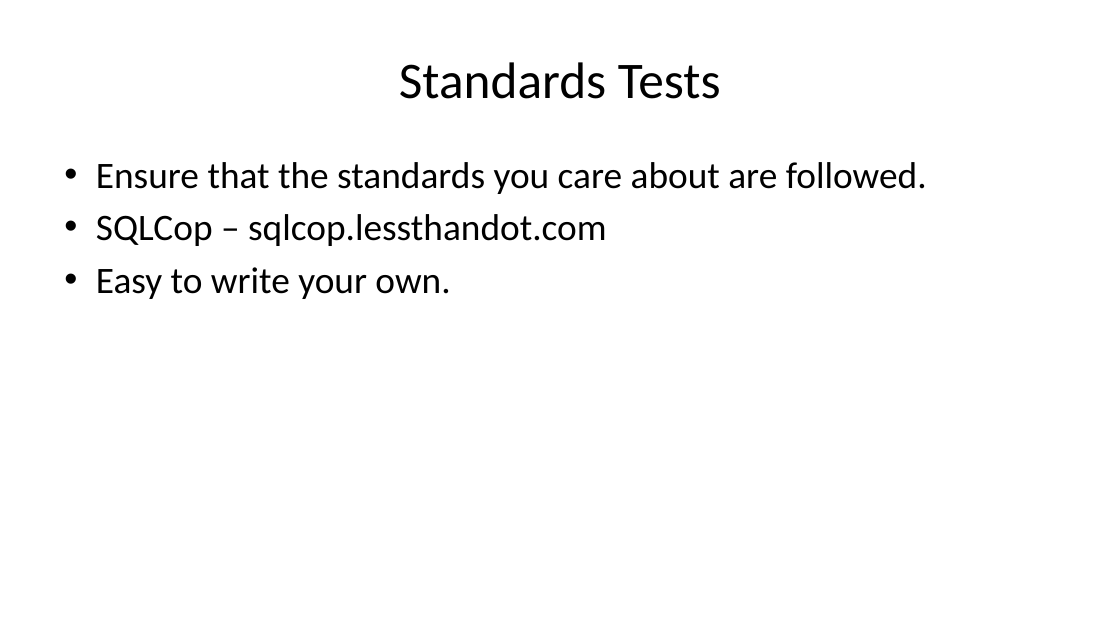
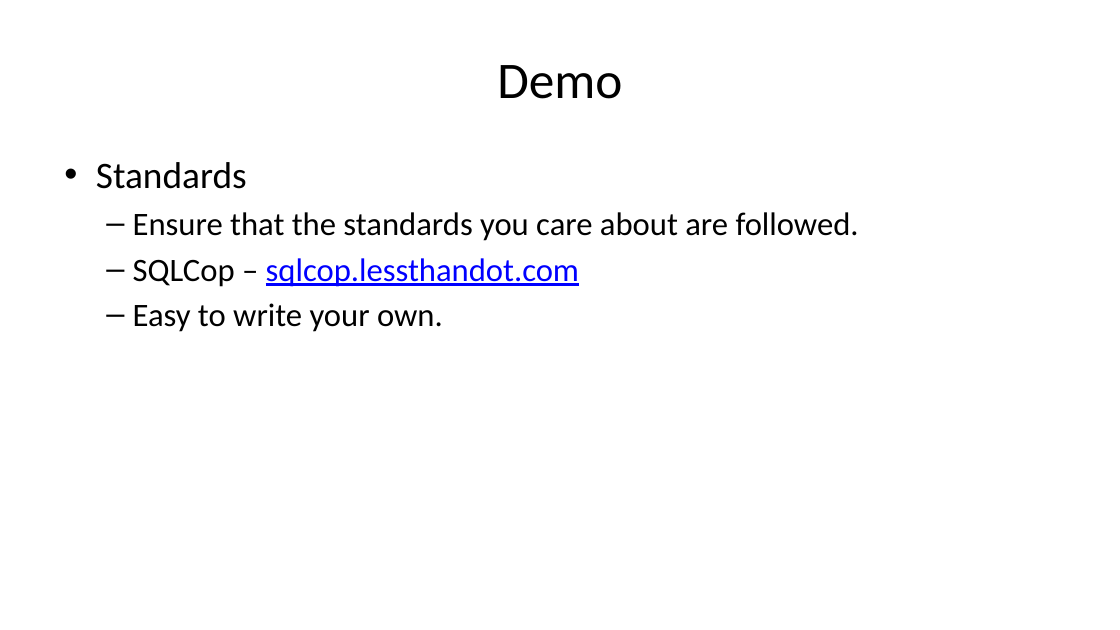
Before and after one commit to way0utwest/TestingTSQL, a slide deck: slide 15 of DB-Delivery-Get-Testing-TSQL.pptx (slide 18 before the commit). Drawn at 1120x630 pixels with LibreOffice and Linux fonts; fonts in the diff are those of the drawing. Boxes give left, top, right and bottom in pixels: in the first picture for what was removed or moved away, otherwise in the second. Text is boxed around its words. In the diff, an @@ line names an element or a change of style, - is before the commit and + after.

```diff
--- a/DB-Delivery-Get-Testing-TSQL.pptx
+++ b/DB-Delivery-Get-Testing-TSQL.pptx
@@ title at (497, 65, 622, 99): text changed @@
-Standards Tests
+Demo
@@ text at (96, 162, 247, 189): paragraph added @@
+• Standards
@@ text at (133, 212, 859, 332): size 32 to 28 pt; text colour #000000 to #0000FF, underline on in "sqlcop.lessthandot.com"; bullet • to –; list level 1 to 2 in "Ensure that the standards you ..."; list level 1 to 2 in "SQLCop – sqlcop.lessthandot.com"; list level 1 to 2 in "Easy to write your own." @@
```
Also in this commit, not shown: 9 other slides changed, 6 slides added, 6 slides removed.
